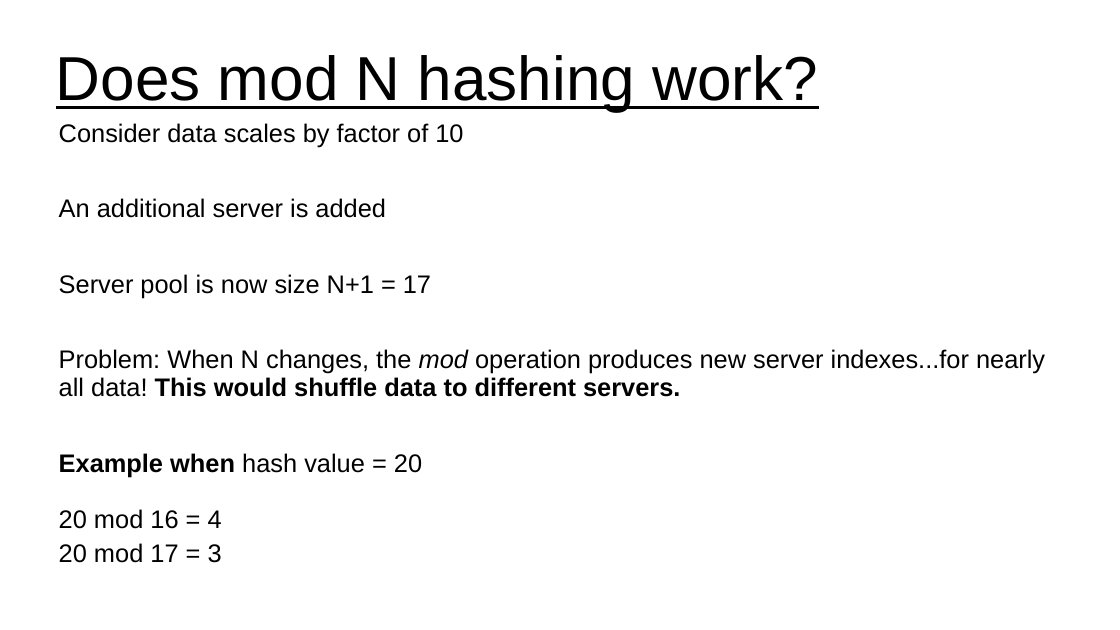
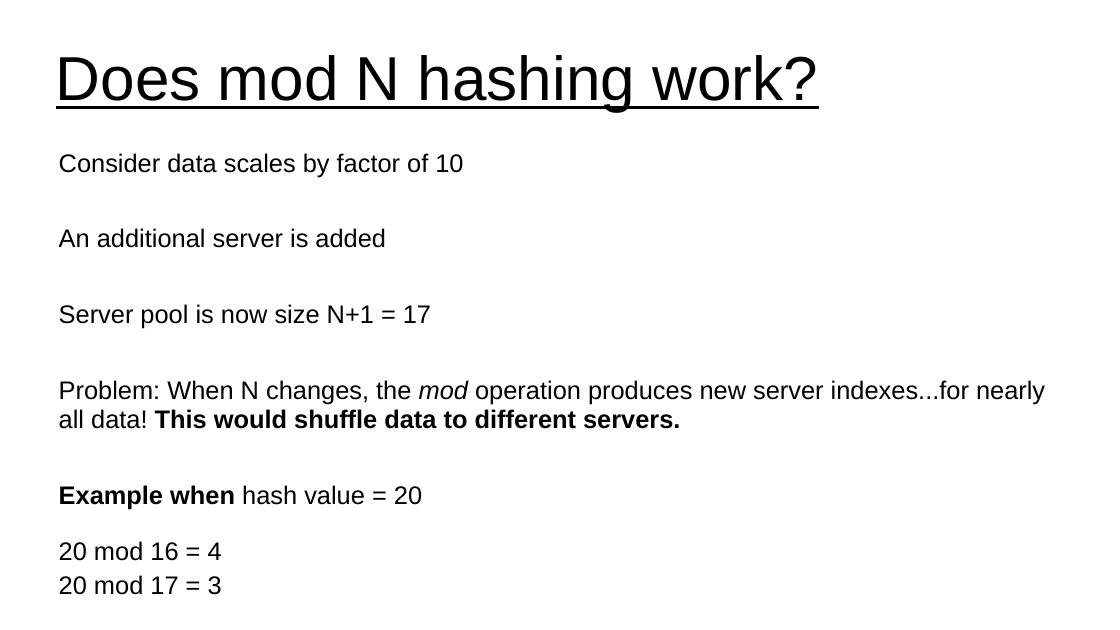
Before and after one commit to UVADS/distributed_computing, a slide deck: slide 8 of 09_distributed_data_concepts_and_tools/consistent_hashing.ppt (slide 5 before the commit). Drawn at 1120x630 pixels with LibreOffice and Linux fonts; fonts in the diff are those of the drawing. Boxes give left, top, right and bottom in pixels: in the first picture for what was removed or moved away, otherwise in the second. Text is boxed around its words. In the diff, an @@ line names an element or a change of style, - is before the commit and + after.

Commit message:
updated slides on consistent hashing

```diff
--- a/09_distributed_data_concepts_and_tools/consistent_hashing.ppt
+++ b/09_distributed_data_concepts_and_tools/consistent_hashing.ppt
@@ subtitle "Consider data scales by factor ...": place and size @@
-subtitle "Consider data scales by factor ..." at [59, 123, 1045, 563]
+subtitle "Consider data scales by factor ..." at [59, 153, 1045, 595]
```
Also in this commit, not shown: 7 other slides changed, 6 slides added, 1 slide removed.
